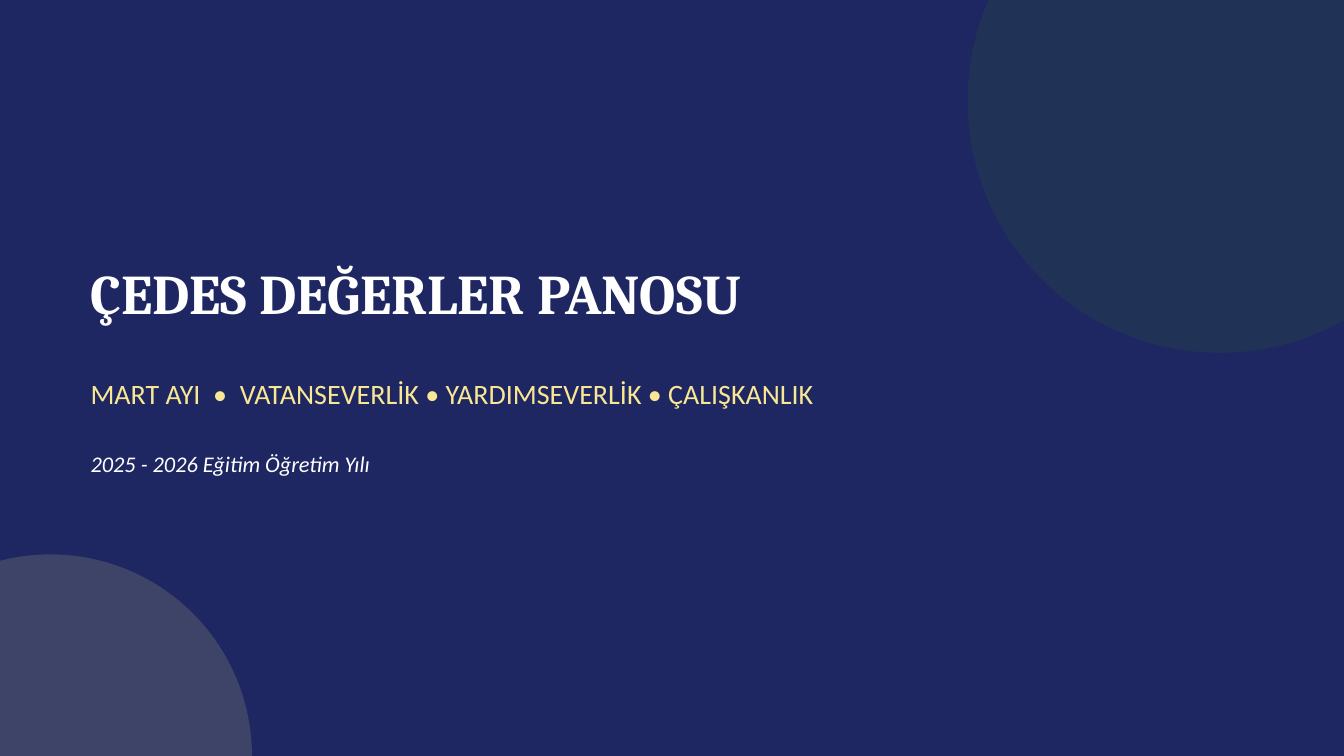
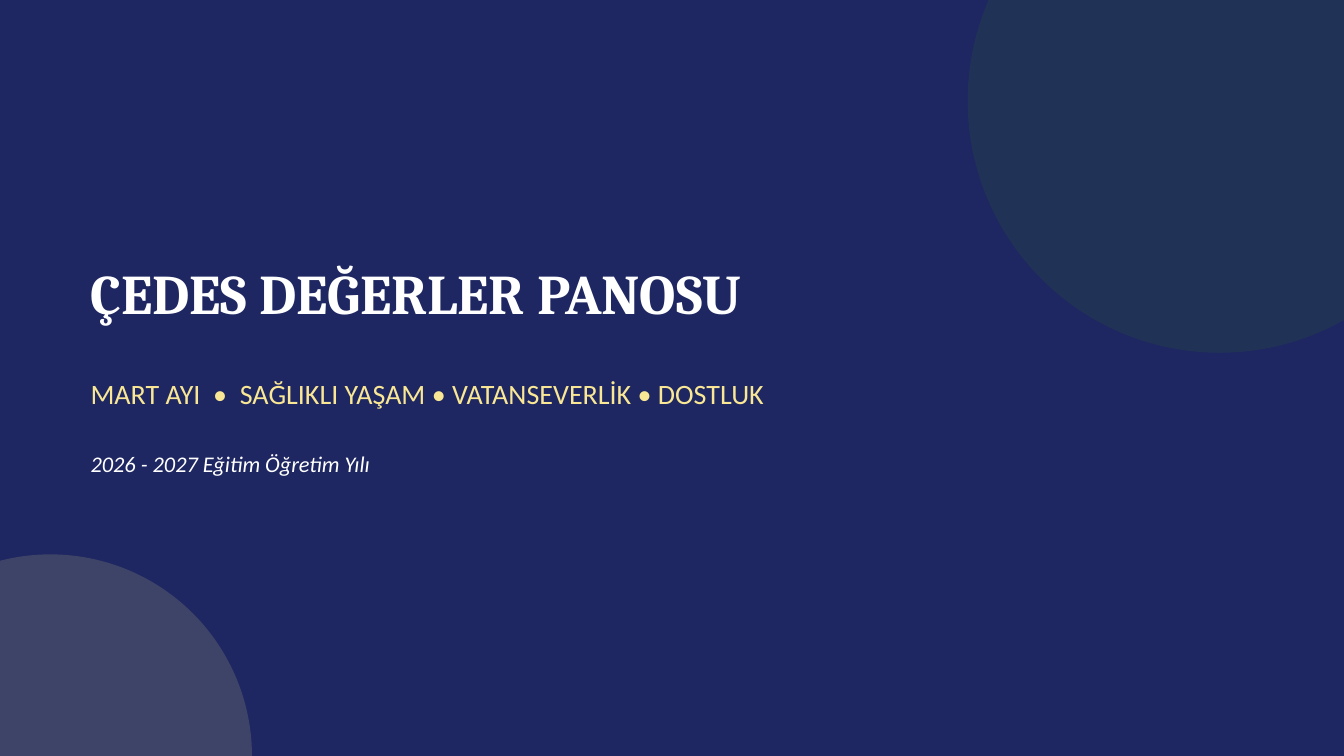
Before and after one commit to oogretmen1-tech/oogretmen1-tech.github.io, a slide deck: slide 1 of mart-cedes-pano.pptx. Drawn at 1344x756 pixels with LibreOffice and Linux fonts; fonts in the diff are those of the drawing. Boxes give left, top, right and bottom in pixels: in the first picture for what was removed or moved away, otherwise in the second. Text is boxed around its words. In the diff, an @@ line names an element or a change of style, - is before the commit and + after.

```diff
--- a/mart-cedes-pano.pptx
+++ b/mart-cedes-pano.pptx
@@ text at bbox=[91, 381, 764, 409]: text changed @@
-MART AYI • VATANSEVERLİK • YARDIMSEVERLİK • ÇALIŞKANLIK
+MART AYI • SAĞLIKLI YAŞAM • VATANSEVERLİK • DOSTLUK
@@ text at bbox=[91, 454, 370, 476]: text changed @@
-2025 - 2026 Eğitim Öğretim Yılı
+2026 - 2027 Eğitim Öğretim Yılı
```
Also in this commit, not shown: 3 other slides changed, 1 slide added, 1 slide removed, 40 other files.
